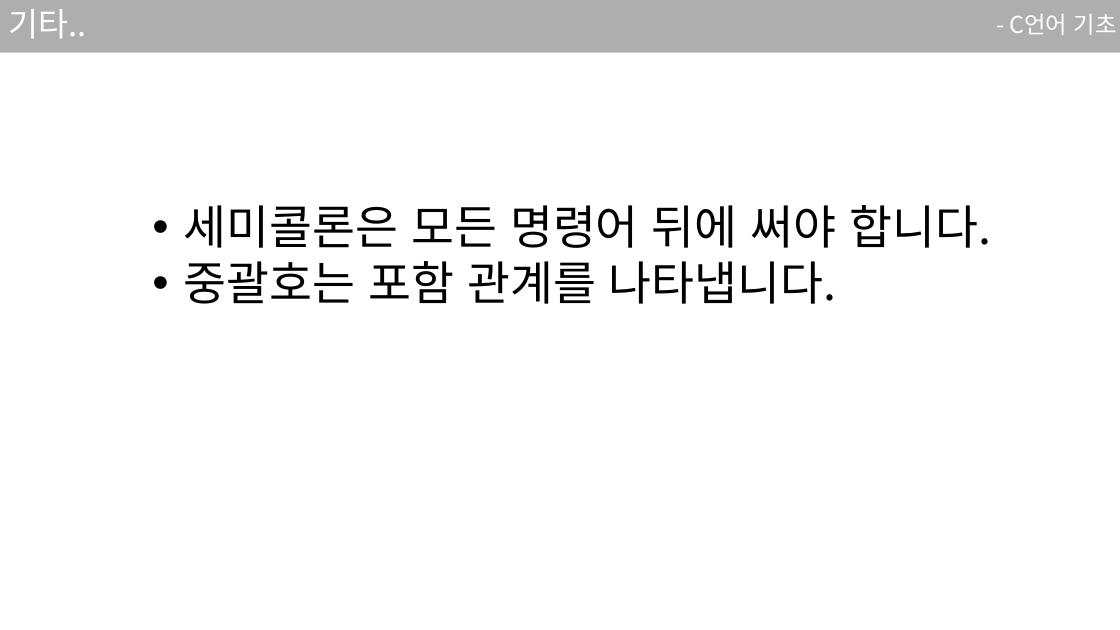
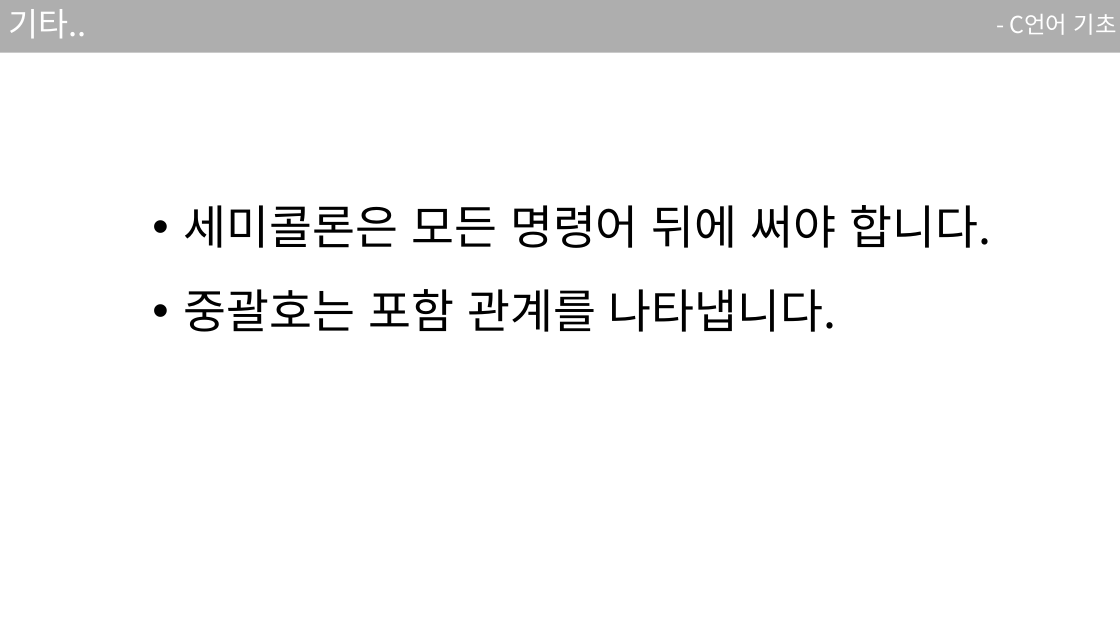
Before and after one commit to sjsjsj1246/EC_C_Language_Study, a slide deck: slide 7 of ppt/2강.pptx. Drawn at 1120x630 pixels with LibreOffice and Linux fonts; fonts in the diff are those of the drawing. Boxes give left, top, right and bottom in pixels: in the first picture for what was removed or moved away, otherwise in the second. Text is boxed around its words. In the diff, an @@ line names an element or a change of style, - is before the commit and + after.

```diff
--- a/ppt/2강.pptx
+++ b/ppt/2강.pptx
@@ text "세미콜론은 모든 명령어 뒤에 써야 ..." at [184, 205, 991, 332]: line spacing 1 to 1.5 @@
```
Also in this commit, not shown: 5 other slides changed, 3 other files.
